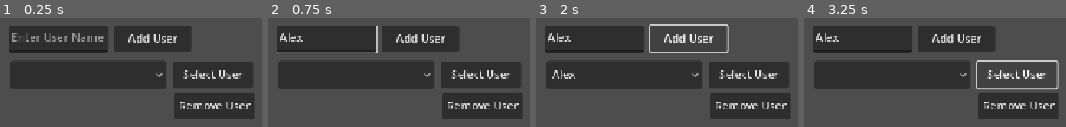
Above: before the commit, frames 1-4 (left to right).
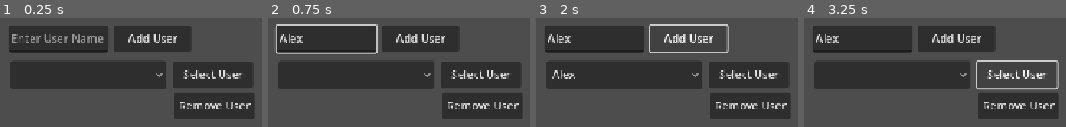
Above: after the commit, the same moments.

Repository: Sauleline/at2Colaborative
Game: Godot game, scene res://User_Profile_L/main.tscn
The game is run twice, just before and just after one commit, with the same random seed, the same clock (stepped at 60 frames per second) and the same inputs. This scene is started directly instead of the project's main scene.
Inputs (mouse positions are in pixels of both pictures, inside the frame that each line leads up to):
- Up to frame 1 (0.25 s): no input
- Up to frame 2 (0.75 s): click (325, 38) at 0.52 s; type "Alex" at 0.6 s
- Up to frame 3 (2 s): click "Add User" at 1.25 s
- Up to frame 4 (3.25 s): click "Remove User" at 2 s; click "Select User" at 2.75 s

The runs differ from the first frame. In frame 1, 0.9% of the frame differs, in the area x 4-40%, y 13-23%; in frame 2, 1.6%, in the area x 3-42%, y 5-34%; in frame 3, 0.4%; in frame 4, 0.4%.
Error in both runs: Invalid access to property or key of type 'String' on a base object of type 'Dictionary'. (res://User_Profile_L/main.gd:20)

Commit message:
User Profiles 2

Diff:
--- a/at2Colaborative/User_Profile_L/main.gd
+++ b/at2Colaborative/User_Profile_L/main.gd
@@ -43,7 +43,15 @@
 	populate_user_list()
 
 func _on_add_user_pressed() -> void:
-	addUser()
+	var input = UserNameInput.text
+	input = input.strip_edges()
+	if input.is_empty():
+		pass
+	else:
+		addUser()
 
 func _on_remove_user_pressed() -> void:
-	removeUser() # Replace with function body.
+	if not userProfiles.userProfilesDict:
+		pass
+	else:
+		removeUser() # Replace with function body.
--- a/at2Colaborative/User_Profile_L/main.tscn
+++ b/at2Colaborative/User_Profile_L/main.tscn
@@ -19,12 +19,13 @@
 grow_vertical = 2
 text = "Add User"
 
-[node name="UserInputName" type="TextEdit" parent="."]
+[node name="UserInputName" type="LineEdit" parent="."]
 offset_left = 16.0
 offset_top = 10.0
 offset_right = 160.0
 offset_bottom = 49.0
 placeholder_text = "Enter User Name"
+max_length = 20
 
 [node name="OptionSelectUser" type="OptionButton" parent="."]
 offset_left = 19.0
Not shown, changed: at2Colaborative/Art/dame da ne guy.png.import
Not shown, changed: at2Colaborative/Art/jackson.jpg.import
Not shown, changed: at2Colaborative/Art/joel.png.import
Not shown, changed: at2Colaborative/Art/player.png.import
Not shown, changed: at2Colaborative/Art/pluey.jpg.import
Not shown, changed: at2Colaborative/Art/terrains/Multi_Platformer_Tileset_v2/Cave/Background/Cave_Background_1.png.import
Not shown, changed: at2Colaborative/Art/terrains/Multi_Platformer_Tileset_v2/Cave/Background/Cave_Background_2.png.import
Not shown, changed: at2Colaborative/Art/terrains/Multi_Platformer_Tileset_v2/Cave/Background/Cave_Background_Guide.png.import
Not shown, changed: at2Colaborative/Art/terrains/Multi_Platformer_Tileset_v2/Cave/Cave_Example.png.import
Not shown, changed: at2Colaborative/Art/terrains/Multi_Platformer_Tileset_v2/Cave/Props/Cave_BrokenPickaxe.png.import
Not shown, changed: at2Colaborative/Art/terrains/Multi_Platformer_Tileset_v2/Cave/Props/Cave_Details.png.import
Not shown, changed: at2Colaborative/Art/terrains/Multi_Platformer_Tileset_v2/Cave/Props/Cave_ExplorerBones.png.import
(and 268 more such lines)
